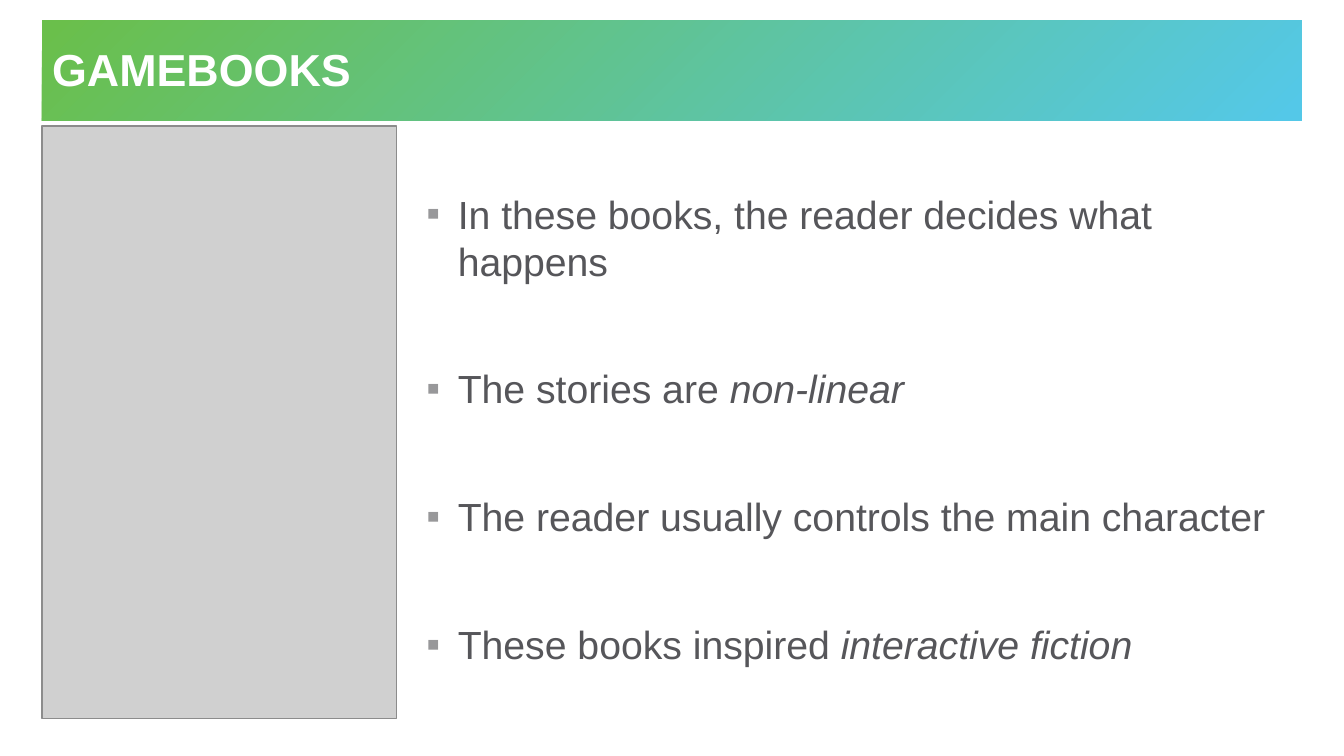
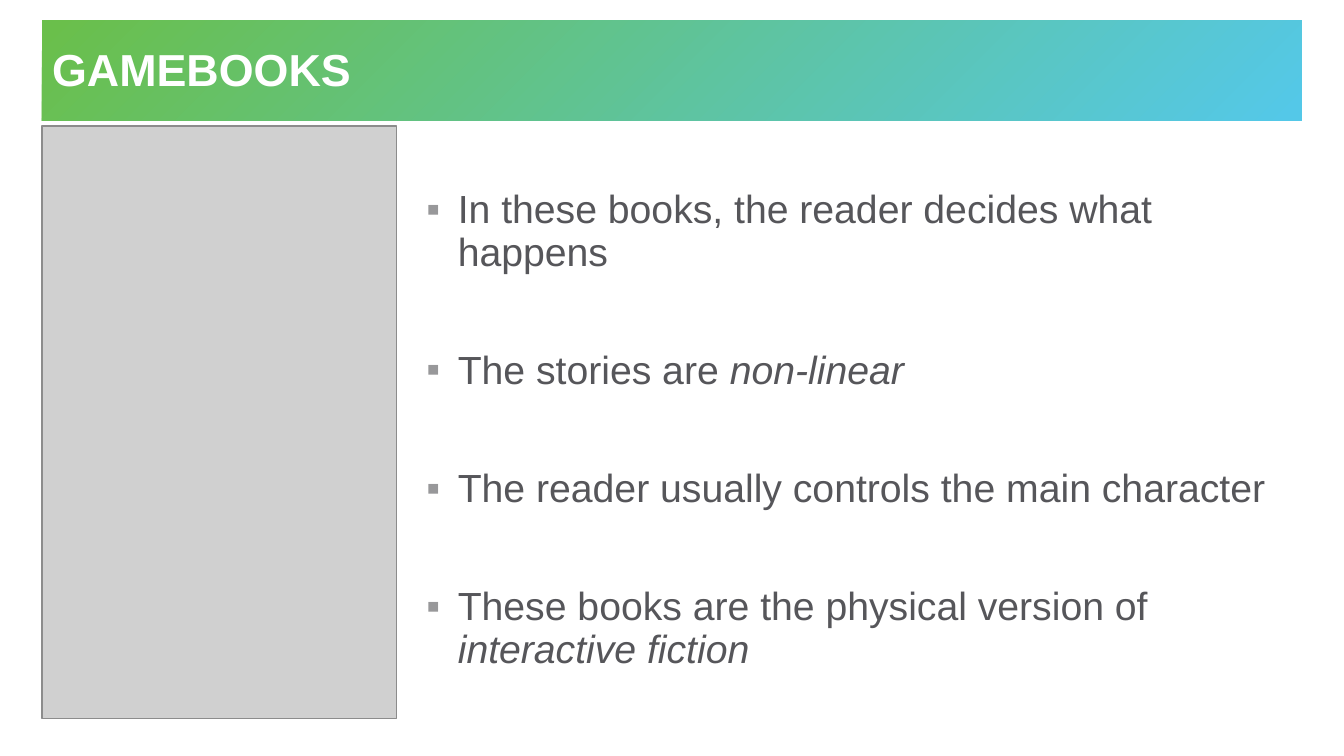
Before and after one commit to hytechcamps/twine, a slide deck: slide 3 of InteractiveStorytelling.pptx. Drawn at 1344x756 pixels with LibreOffice and Linux fonts; fonts in the diff are those of the drawing; grey boxes stand for pictures. Boxes give left, top, right and bottom in pixels: in the first picture for what was removed or moved away, otherwise in the second. Text is boxed around its words. In the diff, an @@ line names an element or a change of style, - is before the commit and + after.

```diff
--- a/InteractiveStorytelling.pptx
+++ b/InteractiveStorytelling.pptx
@@ text at (458, 194, 1265, 510): line spacing 1 to 0.9 @@
@@ text at (458, 591, 1148, 664): text changed @@
-▪ These books inspired interactive fiction
+▪ These books are the physical version of interactive fiction
```
Also in this commit, not shown: 1 other file.
